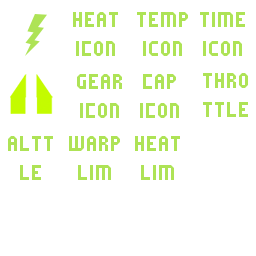
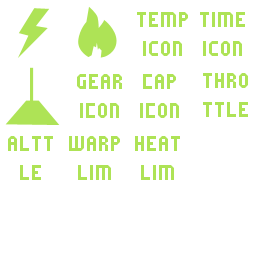
Revision of a layered w=256, h=256 image; what changed, layer by layer:
hid "bolt" (1st of 2), painted on it, unmasked it over (x1=24, y1=13, x2=47, y2=56)
hid "reactor_ui_notch" over (x1=10, y1=74, x2=53, y2=114)
hid "HEAT ICON" over (x1=73, y1=12, x2=118, y2=56)
added layer "notch" above "bolt" over (x1=5, y1=67, x2=60, y2=125)
added layer "bolt" (2nd of 2) above "heat" over (x1=18, y1=8, x2=49, y2=58)
added layer "heat" above "Layer 2" over (x1=78, y1=6, x2=117, y2=58)
